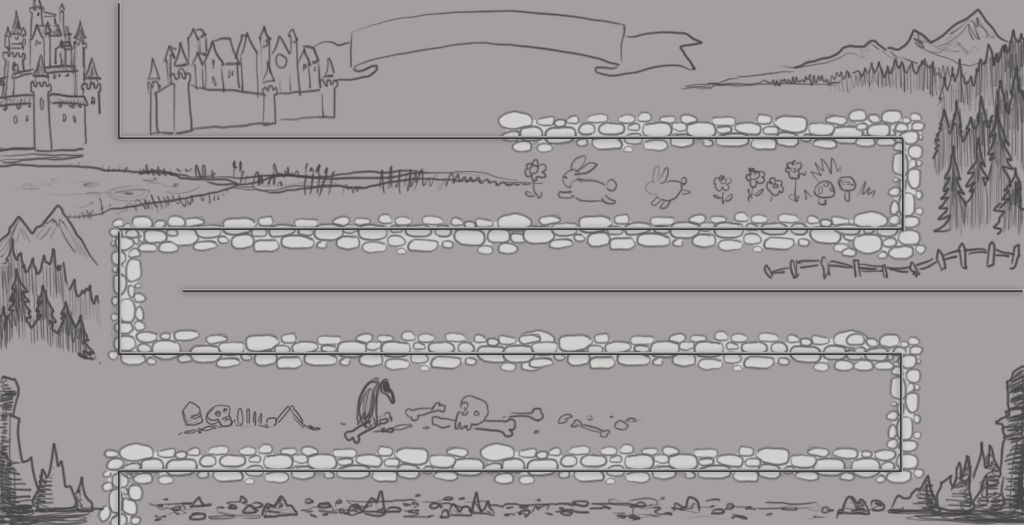
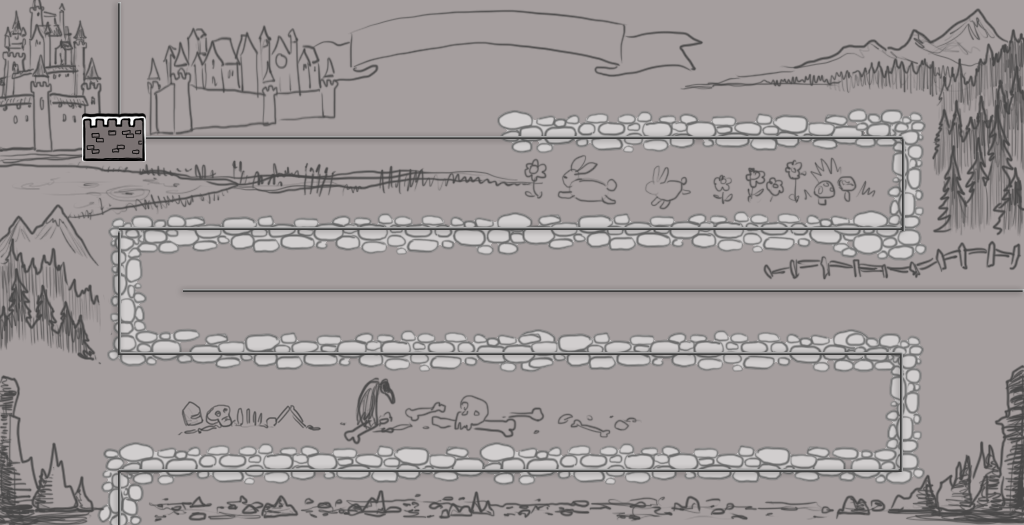
The second 1024 x 525 image is a revision of the first. Changes to its layers:
renamed "wall copy 6" to "wall copy 7", showed it, painted on it over [82, 112, 146, 162]
